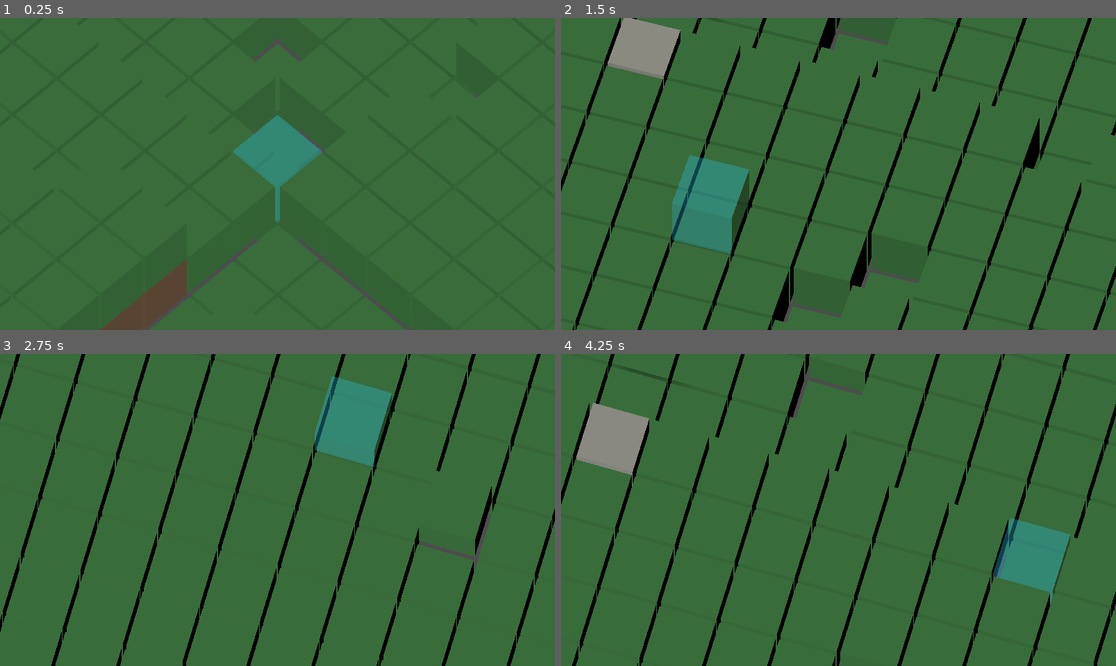
Above: before the commit, frames 1-4 (two rows, left to right).
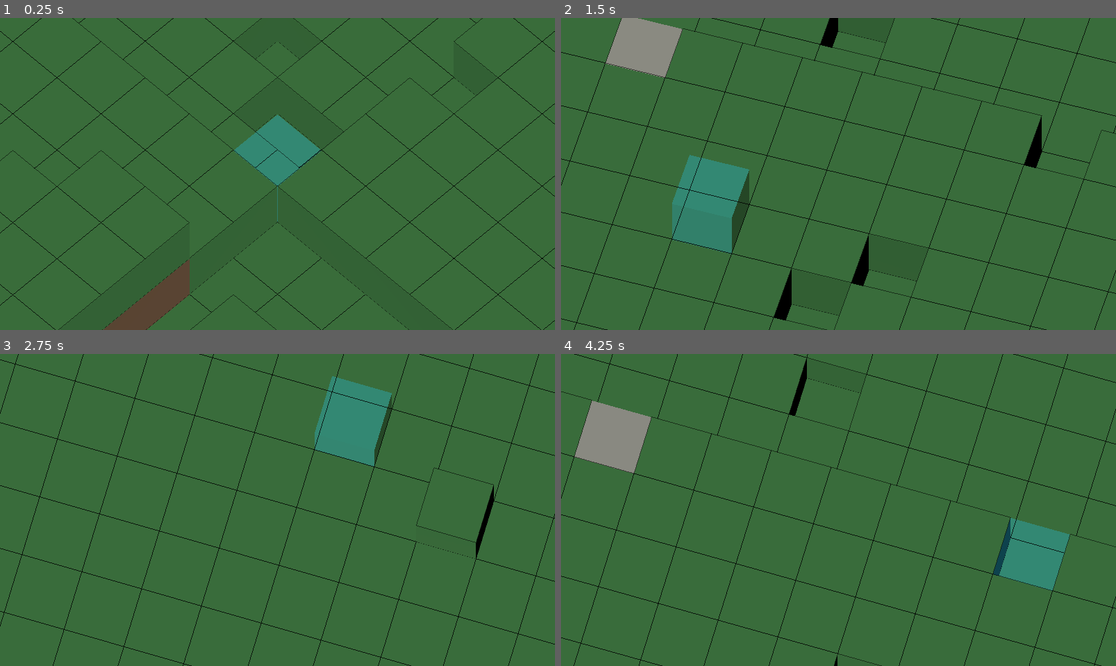
Above: after the commit, the same moments.

Repository: CapooCapo/camera-privot
Game: Godot game, scene res://tiledmap/camera.tscn
Two runs of this game, one before a commit and one after it. Both use one fixed random seed, a clock stepped at 60 frames per second and the inputs below.
Inputs (mouse positions are in pixels of both pictures, inside the frame that each line leads up to):
- Up to frame 1 (0.25 s): no input
- Up to frame 2 (1.5 s): tap Enter at 0.5 s; move the mouse to (960, 158) at 0.52 s; hold Right (ui_right) 0.53-1.28 s; hold E 0.53-1.28 s; click (960, 158) at 0.67 s; move the mouse to (727, 189) at 1.27 s; hold Down (ui_down) from 1.28 s (still down); tap Q at 1.35 s
- Up to frame 3 (2.75 s): move the mouse to (333, 441) at 2.02 s; release Down (ui_down) at 2.03 s; hold Right (ui_right) from 2.03 s (still down); hold R from 2.03 s (still down)
- Up to frame 4 (4.25 s): move the mouse to (810, 572) at 2.77 s; release Right (ui_right) at 2.78 s; release R at 2.78 s; hold Up (ui_up) 2.78-3.53 s; tap F at 2.85 s; click (810, 572) at 2.92 s; move the mouse to (1005, 556) at 3.52 s; hold Left (ui_left) from 3.53 s (still down); tap X at 3.6 s

The runs differ from the first frame. In frame 1, 3.0% of the frame differs, in the area x 0-100%, y 0-100%; in frame 2, 6.4%; in frame 3, 5.9%; in frame 4, 6.3%.

Commit message:
Replace block gaps with grid overlay

Diff:
--- a/tiledmap/GridTerrainGenerator.gd
+++ b/tiledmap/GridTerrainGenerator.gd
@@ -19,6 +19,9 @@
 @export_range(0.0, 1.0, 0.01) var lake_threshold := 0.20
 @export_range(0.0, 1.0, 0.01) var dirt_surface_chance := 0.12
 @export var spawn_protection_radius := 24
+@export var show_block_grid := true
+@export var block_grid_color := Color(0.015, 0.025, 0.015, 0.55)
+@export var block_grid_y_offset := 0.018
 
 @export var grass_item := 6
 @export var dirt_item := 7
@@ -36,6 +39,8 @@
 var rendered_cells_by_chunk := {}
 var saved_cells_by_chunk := {}
 var stream_time := 0.0
+var block_grid_overlay: MeshInstance3D
+var block_grid_material: StandardMaterial3D
 
 
 func generate(grid_map: GridMap):
@@ -46,6 +51,7 @@
 		loaded_chunks.clear()
 		rendered_cells_by_chunk.clear()
 
+	_ensure_block_grid_overlay(grid_map)
 	update_stream(grid_map, 0.0, true)
 
 
@@ -56,14 +62,20 @@
 
 	stream_time = 0.0
 	var wanted_chunks := _get_wanted_chunks(grid_map)
+	var changed := false
 
 	for chunk_coord in wanted_chunks.keys():
 		if not loaded_chunks.has(chunk_coord):
 			_load_chunk(grid_map, chunk_coord)
+			changed = true
 
 	for chunk_coord in loaded_chunks.keys():
 		if not wanted_chunks.has(chunk_coord):
 			_unload_chunk(grid_map, chunk_coord)
+			changed = true
+
+	if changed:
+		_rebuild_block_grid_overlay(grid_map)
 
 
 func set_runtime_cell(grid_map: GridMap, cell: Vector3i, item_id: int):
@@ -281,6 +293,71 @@
 		rendered_cells.append(tree_cell)
 
 	return rendered_cells
+
+
+func _ensure_block_grid_overlay(grid_map: GridMap):
+	if block_grid_overlay != null:
+		return
+
+	block_grid_overlay = MeshInstance3D.new()
+	block_grid_overlay.name = "BlockGridOverlay"
+	block_grid_overlay.cast_shadow = GeometryInstance3D.SHADOW_CASTING_SETTING_OFF
+
+	block_grid_material = StandardMaterial3D.new()
+	block_grid_material.shading_mode = BaseMaterial3D.SHADING_MODE_UNSHADED
+	block_grid_material.transparency = BaseMaterial3D.TRANSPARENCY_ALPHA
+	block_grid_material.albedo_color = block_grid_color
+	block_grid_overlay.material_override = block_grid_material
+	grid_map.add_child(block_grid_overlay)
+
+
+func _rebuild_block_grid_overlay(grid_map: GridMap):
+	_ensure_block_grid_overlay(grid_map)
+	block_grid_overlay.visible = show_block_grid
+	if not show_block_grid:
+		block_grid_overlay.mesh = null
+		return
+
+	block_grid_material.albedo_color = block_grid_color
+	var vertices := PackedVector3Array()
+
+	for rendered_cells in rendered_cells_by_chunk.values():
+		for cell in rendered_cells:
+			var item_id := grid_map.get_cell_item(cell)
+			if item_id != grass_item and item_id != dirt_item and item_id != stone_item and item_id != water_item:
+				continue
+			_add_block_top_outline(vertices, grid_map, cell)
+
+	var arrays := []
+	arrays.resize(Mesh.ARRAY_MAX)
+	arrays[Mesh.ARRAY_VERTEX] = vertices
+
+	var mesh := ArrayMesh.new()
+	if not vertices.is_empty():
+		mesh.add_surface_from_arrays(Mesh.PRIMITIVE_LINES, arrays)
+	block_grid_overlay.mesh = mesh
+
+
+func _add_block_top_outline(vertices: PackedVector3Array, grid_map: GridMap, cell: Vector3i):
+	var center := grid_map.map_to_local(cell)
+	var y := center.y + block_grid_y_offset
+	var min_x := center.x - grid_map.cell_size.x * 0.5
+	var max_x := center.x + grid_map.cell_size.x * 0.5
+	var min_z := center.z - grid_map.cell_size.z * 0.5
+	var max_z := center.z + grid_map.cell_size.z * 0.5
+	var a := Vector3(min_x, y, min_z)
+	var b := Vector3(max_x, y, min_z)
+	var c := Vector3(max_x, y, max_z)
+	var d := Vector3(min_x, y, max_z)
+
+	vertices.append(a)
+	vertices.append(b)
+	vertices.append(b)
+	vertices.append(c)
+	vertices.append(c)
+	vertices.append(d)
+	vertices.append(d)
+	vertices.append(a)
 
 
 func _get_exposed_cliff_cells(world_x: int, world_z: int, surface_y: int) -> Array[Vector3i]:
--- a/tiledmap/world.tres
+++ b/tiledmap/world.tres
@@ -311,7 +311,6 @@
 
 [sub_resource type="BoxMesh" id="BoxMesh_build_block"]
 material = SubResource("StandardMaterial3D_build_block")
-size = Vector3(0.94, 1, 0.94)
 
 [sub_resource type="StandardMaterial3D" id="StandardMaterial3D_clean_grass"]
 albedo_color = Color(0.23, 0.48, 0.24, 1)
@@ -319,7 +318,7 @@
 
 [sub_resource type="BoxMesh" id="BoxMesh_clean_grass"]
 material = SubResource("StandardMaterial3D_clean_grass")
-size = Vector3(0.94, 1, 0.94)
+size = Vector3(1, 1, 1)
 
 [sub_resource type="StandardMaterial3D" id="StandardMaterial3D_clean_dirt"]
 albedo_color = Color(0.43, 0.32, 0.22, 1)
@@ -327,7 +326,7 @@
 
 [sub_resource type="BoxMesh" id="BoxMesh_clean_dirt"]
 material = SubResource("StandardMaterial3D_clean_dirt")
-size = Vector3(0.94, 1, 0.94)
+size = Vector3(1, 1, 1)
 
 [sub_resource type="StandardMaterial3D" id="StandardMaterial3D_clean_stone"]
 albedo_color = Color(0.36, 0.38, 0.37, 1)
@@ -335,7 +334,7 @@
 
 [sub_resource type="BoxMesh" id="BoxMesh_clean_stone"]
 material = SubResource("StandardMaterial3D_clean_stone")
-size = Vector3(0.94, 1, 0.94)
+size = Vector3(1, 1, 1)
 
 [sub_resource type="StandardMaterial3D" id="StandardMaterial3D_water"]
 transparency = 1
@@ -344,7 +343,7 @@
 
 [sub_resource type="BoxMesh" id="BoxMesh_water"]
 material = SubResource("StandardMaterial3D_water")
-size = Vector3(0.9, 0.06, 0.9)
+size = Vector3(0.98, 0.06, 0.98)
 
 [resource]
 item/0/name = "Grass"
